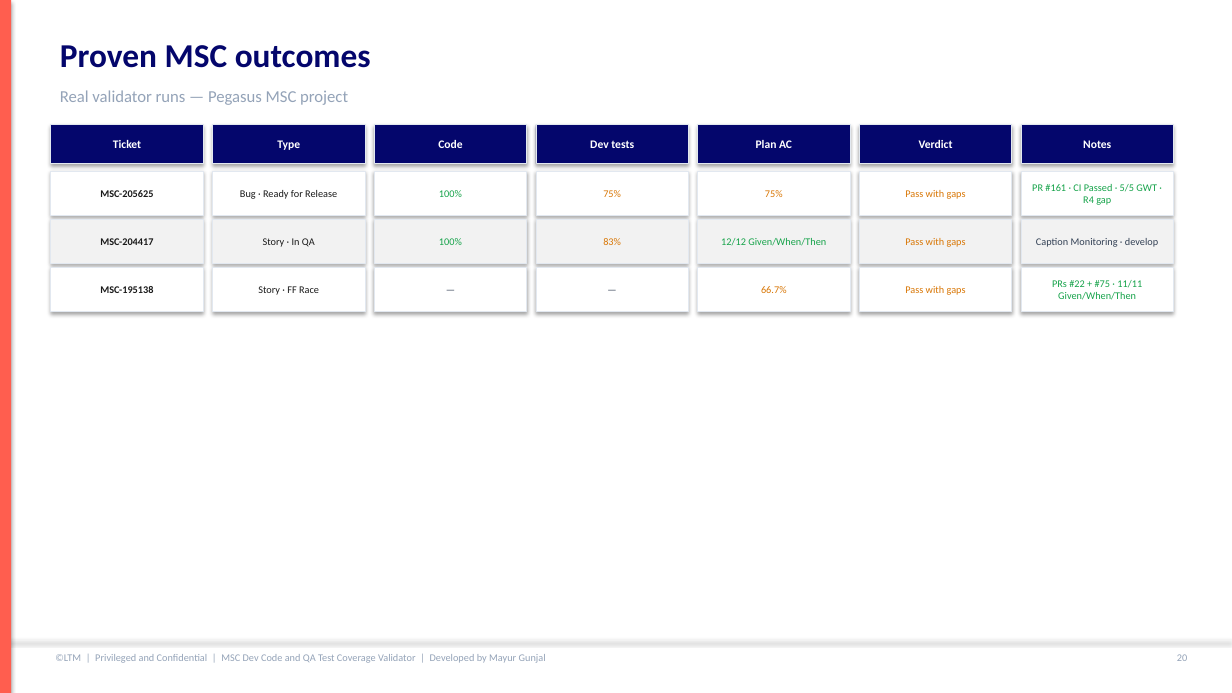
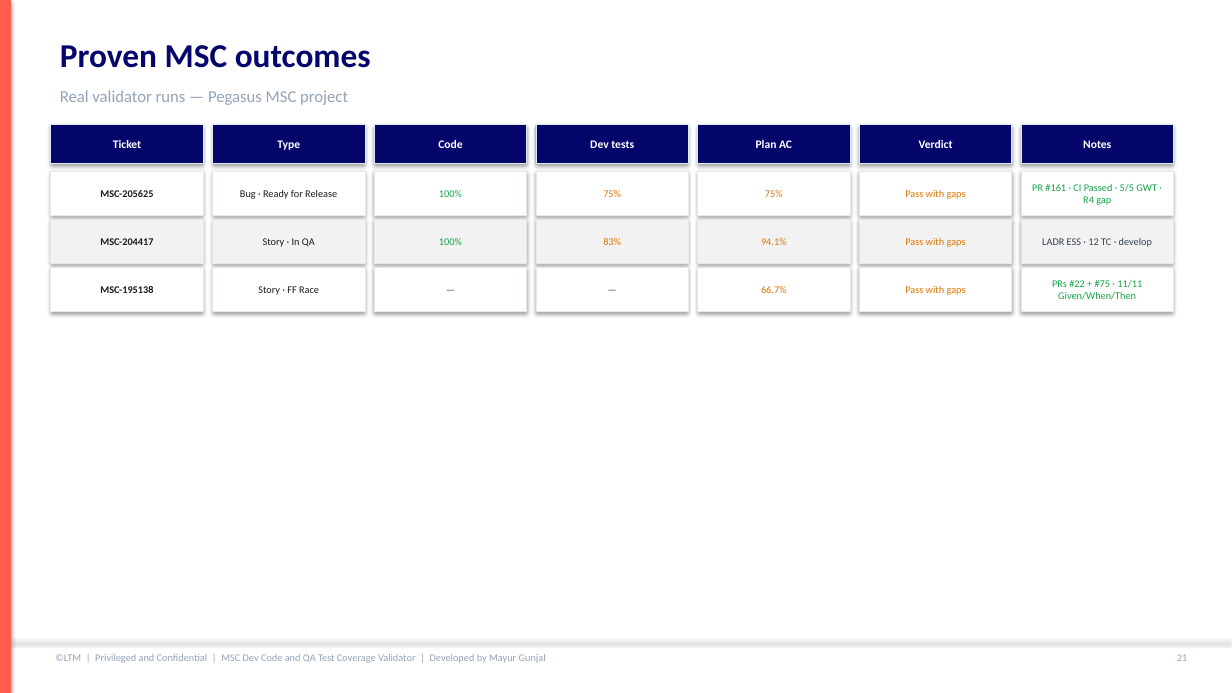
Before and after one commit to mgunjal11/pegasus-qa-agents-lab-copy, a slide deck: slide 22 of docs/MSC-Dev-Code-and-QA-Test-Coverage-Validator-Guide.pptx (slide 21 before the commit). Drawn at 1232x693 pixels with LibreOffice and Linux fonts; fonts in the diff are those of the drawing. Boxes give left, top, right and bottom in pixels: in the first picture for what was removed or moved away, otherwise in the second. Text is boxed around its words. In the diff, an @@ line names an element or a change of style, - is before the commit and + after.

```diff
--- a/docs/MSC-Dev-Code-and-QA-Test-Coverage-Validator-Guide.pptx
+++ b/docs/MSC-Dev-Code-and-QA-Test-Coverage-Validator-Guide.pptx
@@ text in rectangle at <box>761,238,787,245</box>: text changed; text colour #16A34A to #D97706 @@
-12/12 Given/When/Then
+94.1%
@@ text in rectangle at <box>1042,238,1152,247</box>: text changed @@
-Caption Monitoring · develop
+LADR ESS · 12 TC · develop
@@ text at <box>1177,654,1187,661</box>: text changed @@
-20
+21
```
Also in this commit, not shown: 11 other slides changed, 1 slide added, 1 other file.
